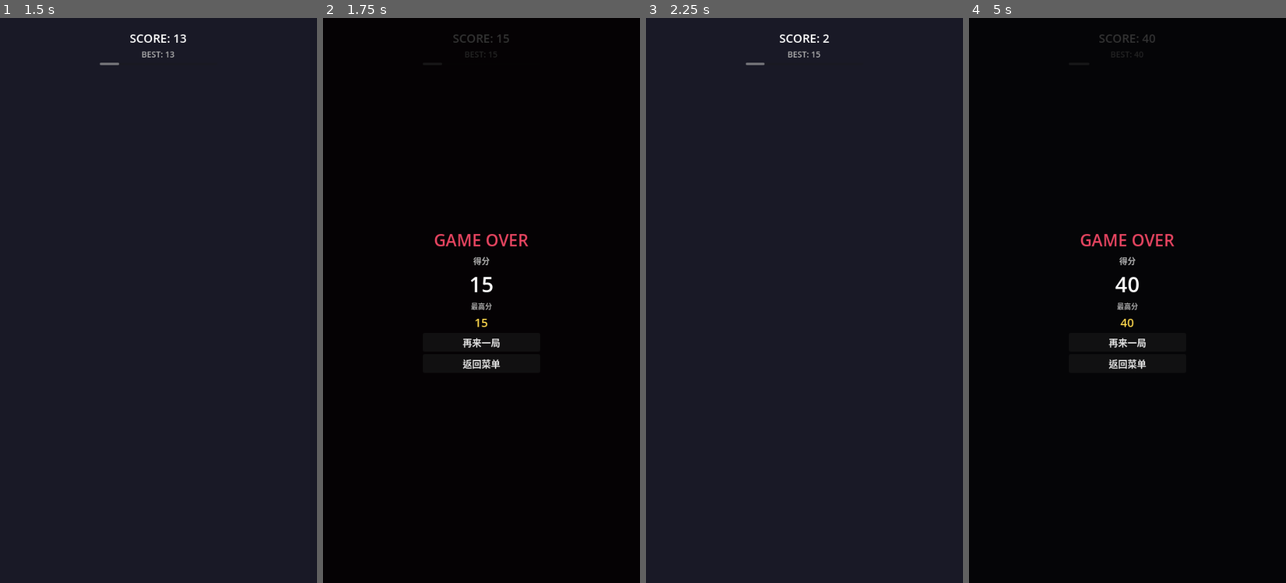
Above: before the commit, frames 1-4 (left to right).
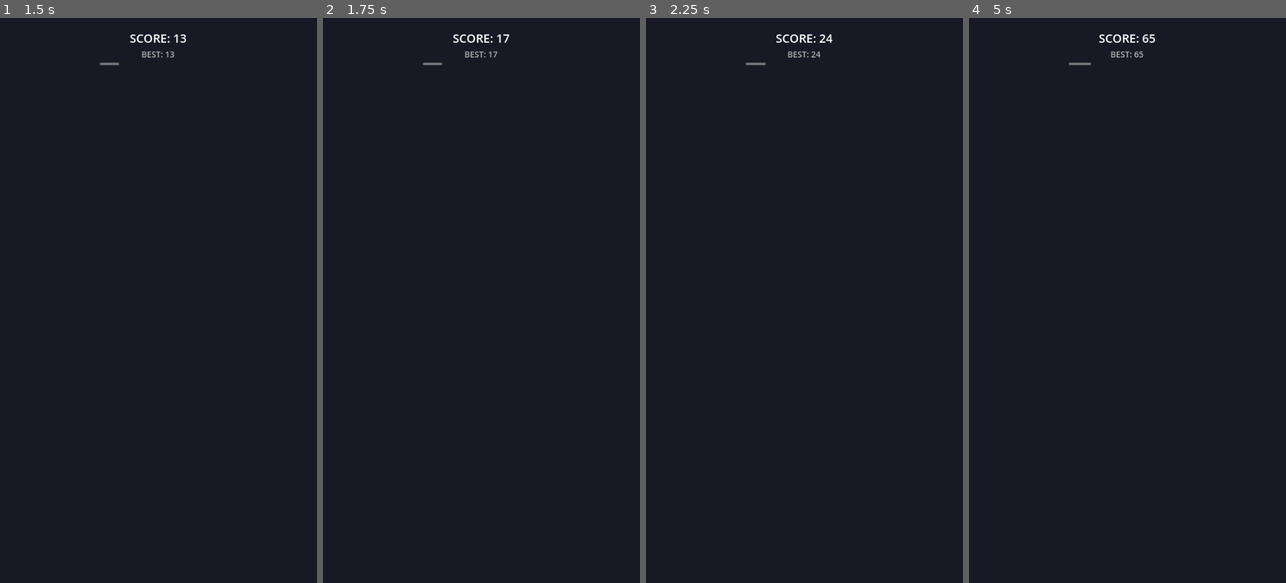
Above: after the commit, the same moments.

Repository: ArthurUnreal/gravity_runner
Game: Godot game, scene res://scenes/main.tscn
Two runs of this game, one before a commit and one after it. Both use one fixed random seed, a clock stepped at 60 frames per second and the inputs below.
Inputs (mouse positions are in pixels of both pictures, inside the frame that each line leads up to):
- Up to frame 1 (1.5 s): click "开始游戏" at 0.5 s; tap Enter at 1.25 s; hold Space (flip) from 1.28 s (still down)
- Up to frame 2 (1.75 s): keep holding Space (flip)
- Up to frame 3 (2.25 s): release Space (flip) at 2 s; click (804, 340) at 2 s, where only the run before the commit has a clickable "再来一局"
- Up to frame 4 (5 s): tap Space (flip) at 2.75, 2.85, 4.35 s; tap Enter at 3.5 s; hold Space (flip) 3.53-4.28 s

Frame 1 is identical in both runs. In frame 2, 98% of the frame differs, in the area x 0-100%, y 0-100%; in frame 3, 0.2%; in frame 4, 98%.

Commit message:
Fix: platform generation now runs every frame during gameplay, pre-generate 15 platforms on start

Diff:
--- a/scripts/platform_generator.gd
+++ b/scripts/platform_generator.gd
@@ -7,48 +7,73 @@
 var last_platform_y: float = 500.0
 var last_platform_right_x: float = 200.0
 var platforms: Array[Node2D] = []
-var camera_x: float = 0.0
 
 const SCREEN_W: float = 540.0
 const SCREEN_H: float = 960.0
-const CAMERA_AHEAD: float = 600.0  # 提前生成的距离
+const GENERATE_AHEAD: float = 400.0  # 在玩家上方多远开始生成
 
 func _ready() -> void:
-	# 从底部开始，生成初始平台
 	spawn_start_platforms()
 
 func _process(delta: float) -> void:
 	if not game_manager.is_playing:
 		return
 
-	# 根据玩家位置调整生成基准（玩家固定在屏幕左侧）
-	# 生成器跟随玩家向上扩展
+	# 获取玩家位置（相对于世界坐标）
+	var player = get_node_or_null("../Player") as Node2D
+	if not player:
+		return
+
+	var player_y = player.global_position.y
+
+	# 当玩家接近生成前沿时，继续生成
+	while last_platform_y > player_y - SCREEN_H - GENERATE_AHEAD:
+		_generate_next_platform()
+
+	# 清理已过时的平台
+	_cull_old_platforms(player.global_position.x)
 
 func spawn_start_platforms() -> void:
-	# 初始落脚平台
-	var start_platform = _create_platform(200, 0, SCREEN_H - 100, false, false)
-	# 生成第一批平台
-	for i in range(8):
+	# 清理旧平台
+	for p in platforms:
+		if is_instance_valid(p):
+			p.queue_free()
+	platforms.clear()
+
+	# 重置生成状态
+	last_platform_y = SCREEN_H - 80.0  # 从底部开始
+	last_platform_right_x = 100.0
+
+	# 初始落脚平台（宽一点，让玩家容易站）
+	_create_platform(200, 20, SCREEN_H - 80, false, false)
+
+	# 生成第一批平台（预生成到屏幕上方）
+	for i in range(15):
 		_generate_next_platform()
 
 func _generate_next_platform() -> void:
 	var difficulty: float = game_manager.current_difficulty if game_manager else 1.0
-	var width: float = game_manager.get_platform_width() if game_manager else 100.0
-	var gap: float = game_manager.get_platform_gap() if game_manager else 100.0
+	var width: float = game_manager.get_platform_width() if game_manager else 130.0
+	var gap: float = game_manager.get_platform_gap() if game_manager else 90.0
 	var hazard_prob: float = game_manager.get_hazard_probability() if game_manager else 0.0
 	var moving_prob: float = game_manager.get_moving_platform_probability() if game_manager else 0.0
 
-	# 计算新平台位置
+	# 计算新平台Y位置（向上增长）
 	var new_y: float = last_platform_y - gap
-	var x_range: float = SCREEN_W - width
 
-	# 确保可达性：x方向最大跳跃距离约 200px（按住右方向）
-	var max_jump_dx: float = 200.0
+	# X范围：确保可达（x方向最大跳跃距离约 180px）
+	var max_jump_dx: float = 180.0
 	var min_x: float = max(0, last_platform_right_x - max_jump_dx)
-	var max_x: float = min(SCREEN_W - width, last_platform_right_x + max_jump_dx * 0.5)
+	var max_x: float = min(SCREEN_W - width, last_platform_right_x + max_jump_dx * 0.3)
 
-	var new_x: float = randf_range(min_x, max_x)
-	last_platform_right_x = new_x + width
+	# 如果范围异常，随机生成
+	var new_x: float
+	if max_x > min_x:
+		new_x = randf_range(min_x, max_x)
+	else:
+		new_x = randf_range(20.0, SCREEN_W - width - 20.0)
+
+	last_platform_right_x = new_x + width / 2.0
 
 	# 随机类型
 	var is_moving: bool = randf() < moving_prob
@@ -66,24 +91,17 @@
 	platforms.append(p)
 	return p
 
-func _on_cull_old_platforms(camera_x: float) -> void:
+func _cull_old_platforms(player_x: float) -> void:
+	# 清理屏幕左侧外侧的平台
 	for p in platforms:
-		if p.global_position.x < camera_x - 300:
+		if not is_instance_valid(p):
+			continue
+		# 平台完全在玩家左侧超过300像素时删除
+		if p.global_position.x + 100 < player_x - SCREEN_W:
 			p.queue_free()
-			platforms.erase(p)
 
-func generate_while_playing(player_y: float) -> void:
-	# 当玩家接近生成前沿时，继续生成
-	var threshold: float = last_platform_y + SCREEN_H * 0.8
-	while last_platform_y > player_y - SCREEN_H:
-		_generate_next_platform()
+	# 清理失效引用
+	platforms = platforms.filter(func(p): return is_instance_valid(p))
 
 func reset() -> void:
-	# 清理所有平台
-	for p in platforms:
-		if is_instance_valid(p):
-			p.queue_free()
-	platforms.clear()
-	last_platform_y = 500.0
-	last_platform_right_x = 200.0
 	spawn_start_platforms()
